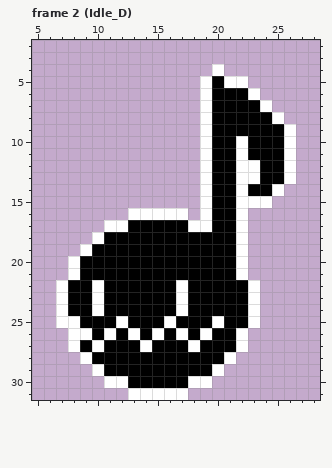
Edited in one commit: pixel-art file (Assets/Sprites/Aseprite/Chompy Boy.aseprite). This is how it looked before the edit.
32x32 pixels, 26 frames. Shown: frame 2 (Idle_D): x 5..28, y 2..31. The commit also changed other frames, which this record leaves out.
The result:
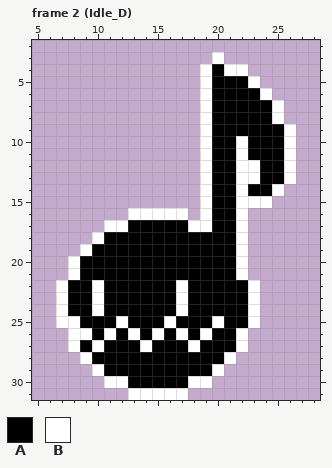
Palette (. is transparent): A #000000  B #ffffff
Difference:
Frame 2 (Idle_D), layer "Layer 1":
The author changed colour B to colour A in row 4 at x 20; in row 5 at x 21 to 22; in row 6 at x 23; in row 7 at x 24.
Colour B now appears in row 3 at x 20; in row 4 at x 19 and 21 to 22; in row 5 at x 23; in row 6 at x 24; in row 7 at x 25.
Where, in picture pixels (left, top, right, bottom), the same in both pictures:
changed: (200, 52, 284, 112)
